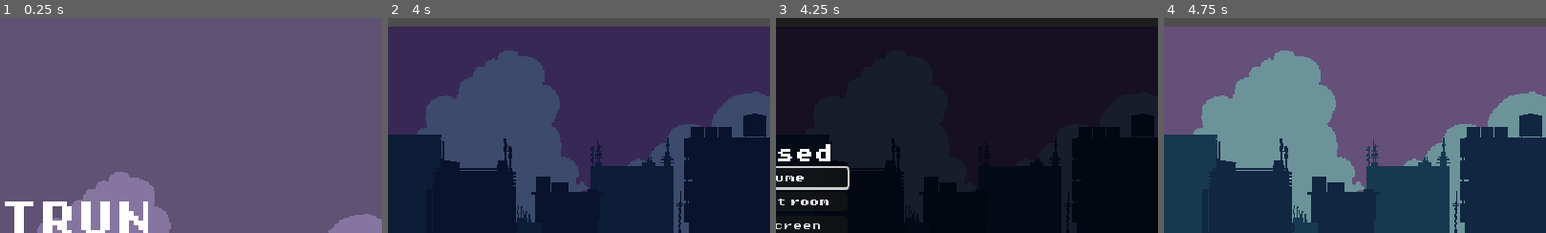
Above: before the commit, frames 1-4 (left to right).
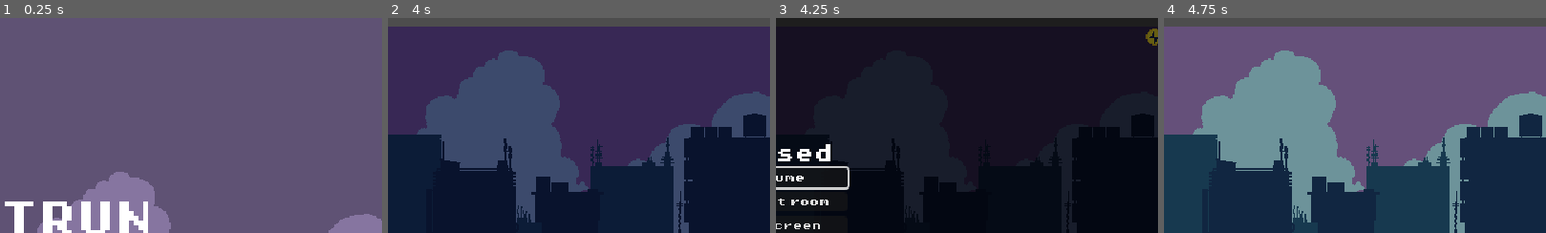
Above: after the commit, the same moments.

Repository: Pat-Rosander/TRI10NWARE
Game: Godot game, scene res://world/main.tscn
The game is run twice, just before and just after one commit, with the same random seed, the same clock (stepped at 60 frames per second) and the same inputs.
Inputs (mouse positions are % of the whole screen's width and height, from its top left):
- Up to frame 1 (0.25 s): no input
- Up to frame 2 (4 s): tap Enter at 0.5 s; move the mouse to (72, 45) at 0.52 s; hold Right (move_right) 0.53-1.28 s; tap X (dash) at 0.6, 2.3, 2.85 s; click (72, 45) at 0.67 s; tap Space (jump) at 0.77, 1.07, 1.52, 1.55, 1.82, 2, 3.02, 3.32 s; tap Z (switch) at 0.8, 1.35, 3.05, 3.6 s; move the mouse to (30, 55) at 1.27 s; hold Down (move_down) 1.28-2.03 s; click (30, 55) at 1.42 s; move the mouse to (60, 28) at 2.02 s; hold Right (move_right) 2.03-2.78 s; hold Space (jump) 2.03-2.78 s; click (60, 28) at 2.17 s; move the mouse to (45, 70) at 2.77 s; hold Up (move_up) 2.78-3.53 s; click (45, 70) at 2.92 s; move the mouse to (80, 65) at 3.52 s; hold Left (move_left) from 3.53 s (still down); hold Space (jump) from 3.53 s (still down); click (80, 65) at 3.67 s
- Up to frame 3 (4.25 s): keep holding Left (move_left); keep holding Space (jump); tap Escape (pause) at 4.15 s
- Up to frame 4 (4.75 s): release Left (move_left) at 4.25 s; release Space (jump) at 4.25 s; click "Restart room" at 4.25 s
The pictures show only the part of the screen within x 50-100%, y 0-50%; the shares and areas given below are measured in that part.

Frames 1-2 are identical in both runs. In frame 3, 0.2% of the frame differs, in the area x 96-100%, y 4-13%; in frame 4, nothing differs.

Commit message:
M6 step 5: Coin counter and results
Co-Authored-By: Claude Opus 5.5 <noreply@anthropic.com>

Diff:
--- a/game/autoload/game_state.gd
+++ b/game/autoload/game_state.gd
@@ -1,13 +1,31 @@
 # GameState autoload, the save record: committed collectible IDs, permanent unlock flags and the
-# completion flag, kept apart from the temporary electricity a death resets. In memory for the
-# session only; nothing is written to disk (saving is parked). Serves AC G-02.
+# completion flag, kept apart from the temporary electricity a death resets, plus the run's tick
+# count and the best completion time. Progress lives in memory for the session only; the best time
+# is the one value saved to disk (user://best.cfg, M6 step 5). Serves AC G-02.
 extends Node
+
+## Where the best completion time is saved. In the browser, user:// is browser storage.
+const BEST_PATH: String = "user://best.cfg"
+const BEST_SECTION: String = "run"
+const BEST_KEY: String = "best_ticks"
 
 ## Whether the final room's goal has been reached (M7).
 var completed: bool = false
+## Ticks the current run has counted: from the title's dismissal, only while the rules run.
+var run_ticks: int = 0
+## The best (lowest) completion time in ticks; 0 means none yet.
+var best_ticks: int = 0
+## True if the last finished run set a new best.
+var last_run_was_best: bool = false
+## The file the best time is saved to and loaded from; tests point it elsewhere.
+var best_path: String = BEST_PATH
 
 var _collectibles: Dictionary = {}
 var _unlocks: Dictionary = {}
+
+
+func _ready() -> void:
+	load_best()
 
 
 ## Records the collectible [param id] as committed for the rest of the session.
@@ -44,8 +62,63 @@
 	completed = true
 
 
-## Starts a new game's progress: no collectibles, no unlocks, not completed.
+## Starts a new run: no collectibles, no unlocks, not completed, the timer at zero. The best time
+## is kept.
 func reset() -> void:
 	_collectibles.clear()
 	_unlocks.clear()
 	completed = false
+	run_ticks = 0
+	last_run_was_best = false
+
+
+## Counts one tick of the run. World calls it on every tick the rules run.
+func count_tick() -> void:
+	run_ticks += 1
+
+
+## Ends the run at its current tick count: a new best if it is the first or strictly lower, which
+## is then saved. Returns whether it was a new best.
+func finish_run() -> bool:
+	last_run_was_best = is_new_best(run_ticks, best_ticks)
+	if last_run_was_best:
+		best_ticks = run_ticks
+		save_best()
+	return last_run_was_best
+
+
+## True if [param ticks] beats [param best] (0 means no best yet). A tie is not a new best.
+static func is_new_best(ticks: int, best: int) -> bool:
+	return ticks > 0 and (best <= 0 or ticks < best)
+
+
+## A tick count as minutes, seconds and hundredths ("1:05.33"), in whole-number math only, so the
+## text is identical on every target. Hundredths are rounded down.
+static func format_time(ticks: int) -> String:
+	@warning_ignore("integer_division")
+	var hundredths: int = ticks * 100 / Tuning.TICKS_PER_SECOND
+	@warning_ignore("integer_division")
+	var seconds: int = hundredths / 100
+	@warning_ignore("integer_division")
+	return "%d:%02d.%02d" % [seconds / 60, seconds % 60, hundredths % 100]
+
+
+## Loads the best time from [member best_path]. A missing, unreadable or invalid file leaves the
+## best time unchanged, without an error.
+func load_best() -> void:
+	if not FileAccess.file_exists(best_path):
+		return
+	var file: ConfigFile = ConfigFile.new()
+	if file.load(best_path) != OK:
+		return
+	var value: Variant = file.get_value(BEST_SECTION, BEST_KEY, 0)
+	if value is int and value > 0:
+		best_ticks = value
+
+
+## Saves the best time to [member best_path]. If storage is unavailable the best time lasts for
+## the session only; nothing errors.
+func save_best() -> void:
+	var file: ConfigFile = ConfigFile.new()
+	file.set_value(BEST_SECTION, BEST_KEY, best_ticks)
+	file.save(best_path)
--- a/game/config/tuning.tres
+++ b/game/config/tuning.tres
@@ -49,6 +49,7 @@
 flow_fade_s = 0.15
 inactive_platform_alpha = 0.35
 glow_hint_alpha = 0.3
+coin_counter_s = 2.0
 stick_deadzone = 0.2
 music_volume = 0.7
 trace_memory_limit = 100000
--- a/game/config/tuning_data.gd
+++ b/game/config/tuning_data.gd
@@ -71,6 +71,7 @@
 @export var flow_fade_s: float
 @export var inactive_platform_alpha: float
 @export var glow_hint_alpha: float
+@export var coin_counter_s: float
 
 @export_group("Input")
 @export var stick_deadzone: float
--- a/game/tests/test_runner.gd
+++ b/game/tests/test_runner.gd
@@ -3,6 +3,8 @@
 extends Node
 
 const UNIT_DIR: String = "res://tests/unit"
+## Where tests save best times, so a run never touches the player's own user://best.cfg.
+const TEST_BEST_PATH: String = "user://test_best.cfg"
 
 
 # Collects every error raised while a test runs. GDScript has no exceptions: a runtime error
@@ -35,6 +37,8 @@
 
 func _ready() -> void:
 	OS.add_logger(_capture)
+	GameState.best_path = TEST_BEST_PATH
+	GameState.best_ticks = 0
 	var files: Array[String] = []
 	for file: String in DirAccess.get_files_at(UNIT_DIR):
 		if file.begins_with("test_") and file.ends_with(".gd"):
@@ -43,6 +47,8 @@
 	for file: String in files:
 		_run_file("%s/%s" % [UNIT_DIR, file])
 	OS.remove_logger(_capture)
+	if FileAccess.file_exists(TEST_BEST_PATH):
+		DirAccess.remove_absolute(TEST_BEST_PATH)
 	if _passed + _failed == 0:
 		print("No tests found in %s." % UNIT_DIR)
 		_failed = 1
--- a/game/tests/unit/test_play_loop.gd
+++ b/game/tests/unit/test_play_loop.gd
@@ -137,8 +137,10 @@
 	var entered: int = _count("room_enter")
 	_world.replay()
 	assert_eq(_world.play_state, WorldScript.PlayState.PLAYING, "replay plays again")
-	assert_eq(_count("room_enter"), entered + 1, "the room was rebuilt")
-	assert_eq(_events("room_enter")[1]["data"]["entrance"], "start", "at its start")
+	assert_eq(_count("room_enter"), entered + 1, "a room was built")
+	var entry: Dictionary = _events("room_enter")[entered]["data"]
+	assert_eq(entry["room"], String(WorldScript.CATALOG.start_room), "the start room (M6 step 5)")
+	assert_eq(entry["entrance"], String(WorldScript.CATALOG.start_entrance), "at its start")
 	_run(1)
 	assert_eq(_world.tick, done_tick + 1, "ticks resume")
 
--- /dev/null
+++ b/game/tests/unit/test_run_results.gd
@@ -0,0 +1,209 @@
+# Tests the run's results through a real Main scene on Level 1: the run's tick count across a death,
+# a pause and a crossing's slide; the time formatting; the best-time comparison; the save and load
+# round trip (to a test path); replay starting a fresh run; the HUD's coin counter; and the
+# completion overlay's results (M6 step 5). Serves AC G-02, L1-04, V-04.
+extends TestCase
+
+const MAIN_SCENE: PackedScene = preload("res://world/main.tscn")
+const WorldScript: GDScript = preload("res://world/world.gd")
+const PauseMenuScript: GDScript = preload("res://ui/pause_menu.gd")
+const RUN_PATH: String = "user://test_run_results.cfg"
+
+var _main: Node
+var _world: WorldScript
+var _player: Player
+
+
+func test_run_ticks_count_from_start_through_a_death() -> void:
+	_setup()
+	_run(5)
+	assert_eq(GameState.run_ticks, 0, "no ticks on the title")
+	_world.start()
+	_run(10)
+	assert_eq(GameState.run_ticks, 10, "every tick of play")
+	_player.flow.countdown_expired = true
+	_run(1)
+	assert_eq(_world.play_state, WorldScript.PlayState.DYING)
+	for i: int in 120:
+		if _world.play_state == WorldScript.PlayState.PLAYING:
+			break
+		_run(1)
+	assert_eq(_world.play_state, WorldScript.PlayState.PLAYING, "control returned")
+	assert_eq(GameState.run_ticks, _world.tick, "the death freeze and respawn lock count")
+
+
+func test_pause_and_a_crossing_slide_add_no_ticks() -> void:
+	_setup()
+	_world.start()
+	_run(3)
+	var pause: PauseMenuScript = _main.get_node("PauseMenu") as PauseMenuScript
+	pause.open()
+	assert_true(_main.get_tree().paused, "paused")
+	assert_false(_world.can_process(), "World gets no physics steps while paused")
+	pause.resume()
+	assert_true(_world.can_process())
+	_world.play_state = WorldScript.PlayState.TRANSITION
+	_world._slide_steps_left = 100
+	_run(5)
+	assert_eq(GameState.run_ticks, 3, "the slide counts no tick")
+	assert_eq(GameState.run_ticks, _world.tick)
+
+
+func test_format_time() -> void:
+	assert_eq(GameState.format_time(0), "0:00.00")
+	assert_eq(GameState.format_time(59), "0:00.98", "hundredths round down")
+	assert_eq(GameState.format_time(60), "0:01.00")
+	assert_eq(GameState.format_time(3601), "1:00.01")
+	assert_eq(GameState.format_time(60 * 60 * 75 + 30), "75:00.50", "minutes keep counting")
+
+
+func test_best_time_comparison() -> void:
+	assert_true(GameState.is_new_best(500, 0), "the first completion is a new best")
+	assert_true(GameState.is_new_best(499, 500), "faster")
+	assert_false(GameState.is_new_best(500, 500), "a tie is not")
+	assert_false(GameState.is_new_best(501, 500), "slower")
+	var path: String = GameState.best_path
+	GameState.best_path = RUN_PATH
+	GameState.best_ticks = 0
+	GameState.run_ticks = 600
+	assert_true(GameState.finish_run(), "first run")
+	assert_eq(GameState.best_ticks, 600)
+	GameState.run_ticks = 700
+	assert_false(GameState.finish_run(), "slower run")
+	assert_false(GameState.last_run_was_best)
+	assert_eq(GameState.best_ticks, 600, "the best is kept")
+	GameState.run_ticks = 550
+	assert_true(GameState.finish_run(), "faster run")
+	assert_eq(GameState.best_ticks, 550)
+	_clean_up(path)
+
+
+func test_best_time_save_and_load_round_trip() -> void:
+	var path: String = GameState.best_path
+	GameState.best_path = RUN_PATH
+	GameState.best_ticks = 1234
+	GameState.save_best()
+	GameState.best_ticks = 0
+	GameState.load_best()
+	assert_eq(GameState.best_ticks, 1234, "loaded back")
+	var file: ConfigFile = ConfigFile.new()
+	file.set_value(GameState.BEST_SECTION, GameState.BEST_KEY, "garbage")
+	file.save(RUN_PATH)
+	GameState.best_ticks = 0
+	GameState.load_best()
+	assert_eq(GameState.best_ticks, 0, "an invalid value is ignored")
+	DirAccess.remove_absolute(RUN_PATH)
+	GameState.load_best()
+	assert_eq(GameState.best_ticks, 0, "a missing file is ignored")
+	assert_eq(take_errors(), [] as Array[String], "nothing errors")
+	_clean_up(path)
+
+
+func test_completion_shows_results_and_replay_starts_a_fresh_run() -> void:
+	var path: String = GameState.best_path
+	GameState.best_path = RUN_PATH
+	GameState.best_ticks = 0
+	_setup()
+	_world.start()
+	GameState.commit("level_1/Collectible")
+	_run(4)
+	_stand_on_goal()
+	_run(1)
+	assert_eq(_world.play_state, WorldScript.PlayState.COMPLETE)
+	assert_eq(GameState.run_ticks, 5, "the completing tick counts")
+	assert_eq(GameState.best_ticks, 5, "the first completion is the best")
+	var completion: CanvasLayer = _main.get_node("CompletionOverlay") as CanvasLayer
+	assert_true(completion.visible, "the completion overlay shows")
+	assert_eq(_text(completion, "Coins"), "Coins: 1")
+	assert_eq(_text(completion, "Time"), "Time: 0:00.08")
+	assert_eq(_text(completion, "Best"), "Best: 0:00.08")
+	assert_true(completion.get_node("%NewBest").visible, "New best!")
+	_world.replay()
+	assert_eq(GameState.committed_ids().size(), 0, "collectibles cleared")
+	assert_eq(GameState.run_ticks, 0, "the timer restarts")
+	assert_eq(GameState.best_ticks, 5, "the best is kept")
+	assert_eq(_world.room_id, WorldScript.CATALOG.start_room, "the start room")
+	assert_eq(_world.checkpoint, WorldScript.CATALOG.start_entrance, "at its start")
+	_world.load_room(&"level_1", &"start")
+	_run(9)
+	_stand_on_goal()
+	_run(1)
+	assert_eq(GameState.run_ticks, 10)
+	assert_false(completion.get_node("%NewBest").visible, "slower: no New best!")
+	assert_eq(_text(completion, "Best"), "Best: 0:00.08", "the old best stays")
+	_clean_up(path)
+
+
+func test_hud_coin_counter_slides_in_and_hides() -> void:
+	_setup()
+	_world.start()
+	var hud: CanvasLayer = _main.get_node("HUD") as CanvasLayer
+	var counter: Control = hud.get_node("%CoinCounter") as Control
+	var step: float = 1.0 / 60.0
+	hud.call(&"_process", step)
+	assert_false(counter.visible, "hidden at the start")
+	Trace.record("collectible", {"id": "level_1/Collectible", "change": "touched"})
+	_frames(hud, 0.5)
+	assert_true(counter.visible, "a touch shows it")
+	assert_eq(counter.position.x, 0.0, "fully slid in")
+	assert_eq(_text(hud, "CoinCount"), "0", "the count only goes up on commit")
+	GameState.commit("level_1/Collectible")
+	Trace.record("collectible", {"id": "level_1/Collectible", "change": "committed"})
+	hud.call(&"_process", step)
+	assert_eq(_text(hud, "CoinCount"), "1", "a commit ticks it up")
+	_frames(hud, Tuning.data.coin_counter_s - 0.1)
+	assert_true(counter.visible, "still there just before coin_counter_s")
+	_frames(hud, 0.5)
+	assert_false(counter.visible, "slid out after coin_counter_s")
+	var pause: PauseMenuScript = _main.get_node("PauseMenu") as PauseMenuScript
+	pause.open()
+	_frames(hud, 5.0)
+	assert_true(counter.visible, "shown while the pause menu is open")
+	pause.resume()
+	_frames(hud, 0.5)
+	assert_false(counter.visible, "hidden again after resuming")
+	GameState.reset()
+
+
+# A Main scene on Level 1, on the title, its World reading a ScriptedInputSource.
+func _setup() -> void:
+	Trace.begin_session(true)
+	GameState.reset()
+	_main = add_node(MAIN_SCENE.instantiate())
+	_world = _main.get_node("World") as WorldScript
+	_player = _world.get_node("Player") as Player
+	var input: ScriptedInputSource = add_node(ScriptedInputSource.new()) as ScriptedInputSource
+	_world.set_input_source(input)
+	# The game starts in tutorial_1 (M6 step 2); these tests run in Level 1.
+	_world.load_room(&"level_1", &"start")
+
+
+# Moves the player onto Level 1's goal.
+func _stand_on_goal() -> void:
+	var goal: GoalZone = _world._goals[0]
+	_player.respawn(Vector2i(roundi(goal.position.x + goal.width_px / 2.0), roundi(goal.position.y)),
+			_player.mover.grid)
+
+
+func _run(ticks: int) -> void:
+	for i: int in ticks:
+		_world._physics_process(1.0 / Tuning.TICKS_PER_SECOND)
+
+
+# Runs [param hud]'s _process for [param seconds] of rendered 60 Hz frames.
+func _frames(hud: CanvasLayer, seconds: float) -> void:
+	for i: int in roundi(seconds * 60.0):
+		hud.call(&"_process", 1.0 / 60.0)
+
+
+func _text(layer: CanvasLayer, unique_name: String) -> String:
+	return (layer.get_node("%" + unique_name) as Label).text
+
+
+# Restores the best-time path and removes the test file.
+func _clean_up(path: String) -> void:
+	if FileAccess.file_exists(RUN_PATH):
+		DirAccess.remove_absolute(RUN_PATH)
+	GameState.best_path = path
+	GameState.best_ticks = 0
+	GameState.reset()
--- a/game/tests/unit/test_trace.gd
+++ b/game/tests/unit/test_trace.gd
@@ -21,7 +21,7 @@
 	assert_eq(data["target"], OS.get_name(), "target")
 	assert_eq(data["tick_rate"], 60, "tick_rate")
 	var tuning: Dictionary = data["tuning"]
-	assert_eq(tuning.size(), 50, "every tuning field")
+	assert_eq(tuning.size(), 51, "every tuning field")
 	assert_eq(tuning["coyote_s"], 0.1, "a tuning value")
 
 
--- a/game/tests/unit/test_tuning.gd
+++ b/game/tests/unit/test_tuning.gd
@@ -55,6 +55,7 @@
 	"flow_fade_s": 0.15,
 	"inactive_platform_alpha": 0.35,
 	"glow_hint_alpha": 0.3,
+	"coin_counter_s": 2.0,
 	"stick_deadzone": 0.2,
 	"music_volume": 0.7,
 	"trace_memory_limit": 100000,
--- a/game/ui/completion_overlay.gd
+++ b/game/ui/completion_overlay.gd
@@ -1,12 +1,18 @@
-# The completion screen: shown when room_complete is logged; jump plays the room again through
-# World.replay(), which rebuilds it and marks inputs stale, so the dismissing jump never becomes a
-# jump. Serves AC L1-04, V-04.
+# The completion screen: shown when room_complete is logged, with the run's results from GameState
+# (coins committed, the run's time, the best time and "New best!"); jump starts a fresh run
+# through World.replay(), which builds the start room and marks inputs stale, so the dismissing
+# jump never becomes a jump. Serves AC L1-04, V-04.
 extends CanvasLayer
 
 const WorldScript := preload("res://world/world.gd")
 
 ## The World to replay. Set by Main.
 var world: WorldScript
+
+@onready var _coins: Label = %Coins
+@onready var _time: Label = %Time
+@onready var _best: Label = %Best
+@onready var _new_best: Label = %NewBest
 
 
 func _ready() -> void:
@@ -23,6 +29,16 @@
 		world.replay()
 
 
+## Fills the results from GameState. Called when the overlay shows.
+func show_results() -> void:
+	_coins.text = "Coins: %d" % GameState.committed_ids().size()
+	_time.text = "Time: %s" % GameState.format_time(GameState.run_ticks)
+	_best.text = "Best: %s" % GameState.format_time(GameState.best_ticks)
+	_best.visible = GameState.best_ticks > 0
+	_new_best.visible = GameState.last_run_was_best
+
+
 func _on_event_logged(entry: Dictionary) -> void:
 	if entry.get("event", "") == "room_complete":
+		show_results()
 		show()
--- a/game/ui/completion_overlay.tscn
+++ b/game/ui/completion_overlay.tscn
@@ -26,9 +26,9 @@
 anchor_right = 0.5
 anchor_bottom = 0.5
 offset_left = -150.0
-offset_top = -30.0
+offset_top = -80.0
 offset_right = 150.0
-offset_bottom = 30.0
+offset_bottom = 80.0
 grow_horizontal = 2
 grow_vertical = 2
 mouse_filter = 2
@@ -41,6 +41,30 @@
 text = "Level complete"
 horizontal_alignment = 1
 
+[node name="Coins" type="Label" parent="Root/Center"]
+unique_name_in_owner = true
+layout_mode = 2
+text = "Coins: 0"
+horizontal_alignment = 1
+
+[node name="Time" type="Label" parent="Root/Center"]
+unique_name_in_owner = true
+layout_mode = 2
+text = "Time: 0:00.00"
+horizontal_alignment = 1
+
+[node name="Best" type="Label" parent="Root/Center"]
+unique_name_in_owner = true
+layout_mode = 2
+text = "Best: 0:00.00"
+horizontal_alignment = 1
+
+[node name="NewBest" type="Label" parent="Root/Center"]
+unique_name_in_owner = true
+layout_mode = 2
+text = "New best!"
+horizontal_alignment = 1
+
 [node name="Prompt" type="Label" parent="Root/Center"]
 layout_mode = 2
 text = "Press jump to play again"
--- a/game/ui/hud.gd
+++ b/game/ui/hud.gd
@@ -1,6 +1,7 @@
 # The HUD: volt pips, state icon, dash pip and the zero-volt countdown, read from the player every
-# frame; the volt pips flash on switch_refused. A read-only view that never changes state.
-# Serves AC V-03, V-04.
+# frame; the volt pips flash on switch_refused; the top-right coin counter slides in when a
+# collectible is touched or committed and shows GameState's committed count. A read-only view that
+# never changes state. Serves AC V-03, V-04, G-02.
 extends CanvasLayer
 
 const VOLT_SHEET: Texture2D = preload("res://art/ui/volt_pip.png")
@@ -18,6 +19,10 @@
 const FLASH_S: float = 0.4
 const FLASH_BLINKS: int = 3
 const FLASH_COLOR: Color = Color(1.0, 0.25, 0.25)
+## How long the coin counter takes to slide in or out, in rendered seconds.
+const COIN_SLIDE_S: float = 0.15
+## How far past its slot the hidden coin counter waits, beyond the screen's right edge.
+const COIN_MARGIN_PX: float = 8.0
 
 ## The player whose state is shown.
 @export var player: Player
@@ -27,6 +32,9 @@
 var _state_frames: Array[AtlasTexture] = []
 var _pips: Array[TextureRect] = []
 var _flash_left_s: float = 0.0
+# Rendered seconds left before the coin counter slides out, and how far in it is (0 to 1).
+var _coin_left_s: float = 0.0
+var _coin_shown: float = 0.0
 
 @onready var _volt_pips: HBoxContainer = %VoltPips
 @onready var _state_icon: TextureRect = %StateIcon
@@ -34,6 +42,9 @@
 @onready var _countdown: Control = %Countdown
 @onready var _ring: TextureProgressBar = %Ring
 @onready var _numerals: Label = %Numerals
+@onready var _coin_slot: Control = %CoinSlot
+@onready var _coin_counter: HBoxContainer = %CoinCounter
+@onready var _coin_count: Label = %CoinCount
 
 
 func _ready() -> void:
@@ -51,6 +62,7 @@
 
 
 func _process(delta: float) -> void:
+	_show_coins(delta)
 	if player == null or player.flow.ledger == null:
 		return
 	var ledger: FlowLedger = player.flow.ledger
@@ -104,6 +116,23 @@
 	_volt_pips.modulate = color
 
 
+# Slides the coin counter in while its timer runs or the game is paused, and out otherwise; the
+# timer stands still while paused.
+func _show_coins(delta: float) -> void:
+	var paused: bool = is_inside_tree() and get_tree().paused
+	if not paused:
+		_coin_left_s = maxf(_coin_left_s - delta, 0.0)
+	var target: float = 1.0 if paused or _coin_left_s > 0.0 else 0.0
+	_coin_shown = move_toward(_coin_shown, target, delta / COIN_SLIDE_S)
+	_coin_counter.visible = _coin_shown > 0.0
+	_coin_counter.position.x = (1.0 - _coin_shown) * (_coin_slot.size.x + COIN_MARGIN_PX)
+	_coin_count.text = str(GameState.committed_ids().size())
+
+
 func _on_event_logged(entry: Dictionary) -> void:
 	if entry["event"] == "switch_refused":
 		_flash_left_s = FLASH_S
+	elif entry["event"] == "collectible":
+		var change: String = entry["data"].get("change", "")
+		if change == "touched" or change == "committed":
+			_coin_left_s = Tuning.data.coin_counter_s
--- a/game/ui/hud.tscn
+++ b/game/ui/hud.tscn
@@ -1,8 +1,9 @@
-[gd_scene load_steps=4 format=3]
+[gd_scene load_steps=5 format=3]
 
 [ext_resource type="Script" path="res://ui/hud.gd" id="1_hud"]
 [ext_resource type="Theme" path="res://ui/theme.tres" id="2_theme"]
 [ext_resource type="Texture2D" path="res://art/ui/countdown_ring.png" id="3_ring"]
+[ext_resource type="Texture2D" path="res://art/objects/collectible.png" id="4_coin"]
 
 [node name="HUD" type="CanvasLayer"]
 layer = 10
@@ -84,3 +85,39 @@
 text = "3"
 horizontal_alignment = 1
 vertical_alignment = 1
+
+[node name="CoinSlot" type="Control" parent="Root"]
+unique_name_in_owner = true
+layout_mode = 1
+anchors_preset = 1
+anchor_left = 1.0
+anchor_right = 1.0
+offset_left = -56.0
+offset_top = 8.0
+offset_right = -8.0
+offset_bottom = 24.0
+grow_horizontal = 0
+mouse_filter = 2
+
+[node name="CoinCounter" type="HBoxContainer" parent="Root/CoinSlot"]
+unique_name_in_owner = true
+visible = false
+layout_mode = 0
+offset_right = 48.0
+offset_bottom = 16.0
+mouse_filter = 2
+theme_override_constants/separation = 4
+alignment = 2
+
+[node name="CoinIcon" type="TextureRect" parent="Root/CoinSlot/CoinCounter"]
+layout_mode = 2
+size_flags_vertical = 4
+mouse_filter = 2
+texture = ExtResource("4_coin")
+
+[node name="CoinCount" type="Label" parent="Root/CoinSlot/CoinCounter"]
+unique_name_in_owner = true
+layout_mode = 2
+size_flags_vertical = 4
+text = "0"
+vertical_alignment = 1
--- a/game/world/world.gd
+++ b/game/world/world.gd
@@ -1,13 +1,13 @@
 # World, the referee: the project's only _physics_process. Runs the 11-step tick in a fixed order,
 # so every same-tick tie resolves the same way; from M1 it also loads rooms, and from M3 runs the
 # play states (title, death and respawn, completion), and from M6 touches, commits and loses
-# collectibles and runs crossings between neighboring rooms.
-# Serves AC D-04, D-05, R-01, R-02, R-04, L1-04, G-01, G-02.
+# collectibles and runs crossings between neighboring rooms; it also counts the run's ticks in
+# GameState. Serves AC D-04, D-05, R-01, R-02, R-04, L1-04, G-01, G-02.
 extends Node2D
 
 const CameraRigScript := preload("res://world/camera_rig.gd")
 const CATALOG: RoomCatalog = preload("res://rooms/room_catalog.tres")
-## Where a completed room replays from.
+## The fallback checkpoint when a room has no entrance near the crossed edge.
 const START_ENTRANCE: StringName = &"start"
 ## How far from the crossed edge an entrance may be to become the checkpoint (48 px, 3 tiles).
 const CHECKPOINT_REACH_PX: int = 48
@@ -82,6 +82,7 @@
 		return
 	tick += 1
 	Trace.tick = tick
+	GameState.count_tick()
 	if play_state != PlayState.PLAYING:
 		_step_locked()
 		return
@@ -98,21 +99,24 @@
 	_step_publish()
 
 
-## Leaves the title: marks inputs stale (the start key never becomes a jump) and starts play.
-## Ticks advance from the next physics step.
+## Leaves the title: starts a fresh run in GameState, marks inputs stale (the start key never
+## becomes a jump) and starts play. Ticks advance from the next physics step.
 func start() -> void:
 	if play_state != PlayState.TITLE:
 		return
+	GameState.reset()
 	_input_source.mark_all_stale()
 	play_state = PlayState.PLAYING
 
 
-## Leaves the completion screen: rebuilds the room at its start, marks inputs stale (the jump
-## that dismissed the screen never becomes a jump) and plays again.
+## Leaves the completion screen with a fresh run: clears the run in GameState (the best time is
+## kept), builds the start room at its start entrance, marks inputs stale (the jump that dismissed
+## the screen never becomes a jump) and plays again.
 func replay() -> void:
 	if play_state != PlayState.COMPLETE:
 		return
-	load_room(room_id, START_ENTRANCE)
+	GameState.reset()
+	load_room(CATALOG.start_room, CATALOG.start_entrance)
 	_input_source.mark_all_stale()
 	play_state = PlayState.PLAYING
 
@@ -284,6 +288,8 @@
 		_commit_carried()
 	match result:
 		Outcome.COMPLETE:
+			# Before the record: the completion overlay reads the results when it is logged.
+			GameState.finish_run()
 			Trace.record("room_complete", {"room": String(room_id)})
 			play_state = PlayState.COMPLETE
 		Outcome.SPIKE:
Not shown, added: game/tests/unit/test_run_results.gd.uid
Not shown, changed: docs/TRI10NWARE.md
Not shown, changed: docs/build_journal.md
Not shown, changed: docs/decision_log.md
